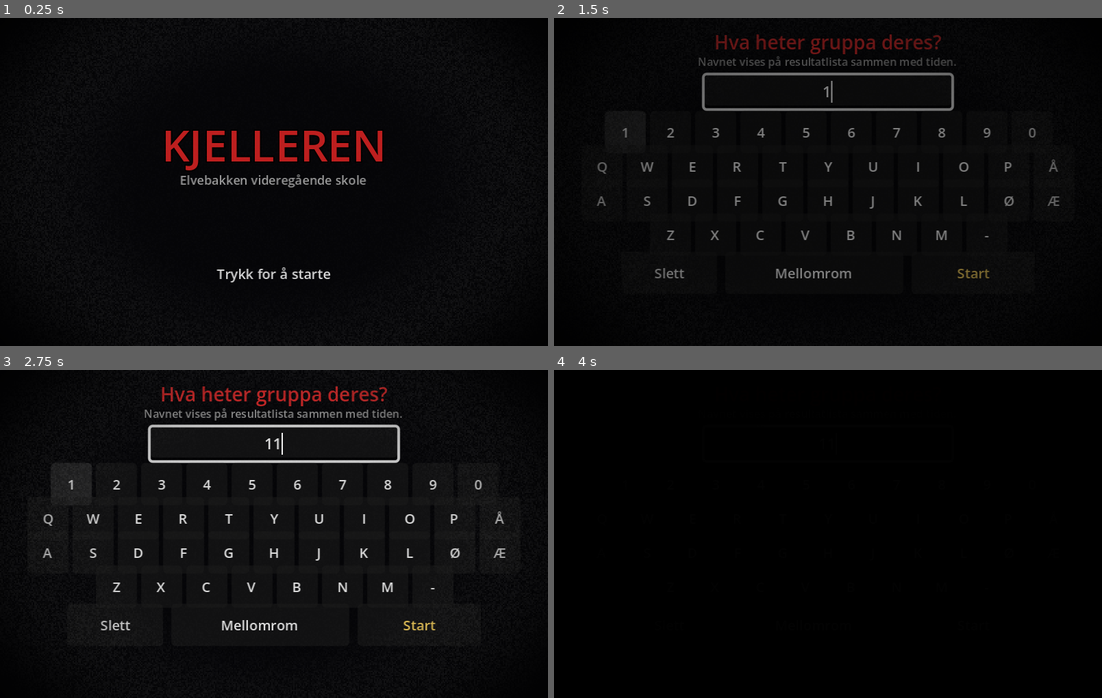
Above: before the commit, frames 1-4 (two rows, left to right).
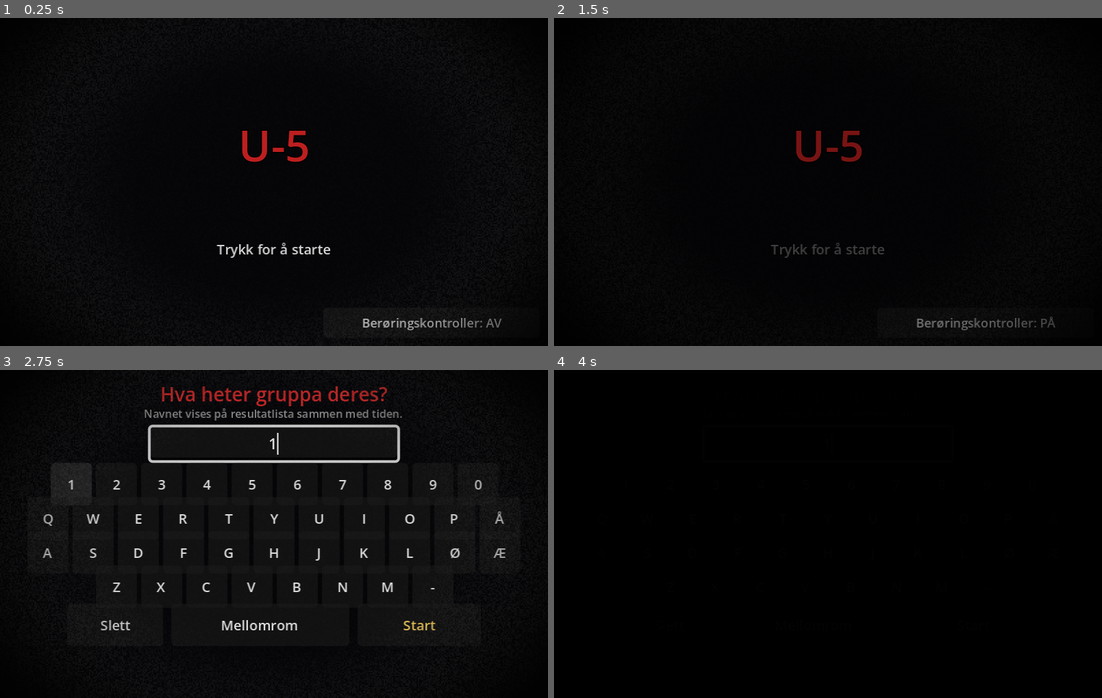
Above: after the commit, the same moments.

Repository: Halloween-prosjektet/rom-1
Game: Godot game, scene res://scenes/title.tscn
Two runs of this game, one before a commit and one after it. Both use one fixed random seed, a clock stepped at 60 frames per second and the inputs below.
Inputs (mouse positions are in pixels of both pictures, inside the frame that each line leads up to):
- Up to frame 1 (0.25 s): no input
- Up to frame 2 (1.5 s): click (986, 323) at 0.5 s, where only the run after the commit has a clickable "Berøringskontroller: AV"; click (625, 132) at 1.25 s, where only the run before the commit has a clickable "1"
- Up to frame 3 (2.75 s): click "1" at 2 s
- Up to frame 4 (4 s): click "Start" at 2.75 s; click "Start" at 3.5 s

The runs differ from the first frame. In frame 1, 3.2% of the frame differs, in the area x 30-92%, y 34-96%; in frame 2, 4.4%, in the area x 7-93%, y 5-96%; in frame 3, less than 0.1%; in frame 4, less than 0.1%.

Commit message:
Av/på-knapp for berøringskontroller på tittelskjermen
- Knapp nede til høyre på tittelskjermen slår D-pad/handlingsknapp av og på.
  Valget lagres i user://station.cfg og huskes etter omstart
- Config.touch_controls_enabled()/set_touch_controls() brukes av HUD-en
- Tittelskriptet tåler at undertittelen er fjernet
- Tar med endringer gjort i editoren: tittel "U-5", undertittel fjernet,
  berøringskontroller av som standard
- README: hvor man endrer ganghastighet og berøringskontroller

Co-Authored-By: Claude Opus 5.5 <noreply@anthropic.com>

Diff:
--- a/config/defaults.cfg
+++ b/config/defaults.cfg
@@ -42,7 +42,7 @@
 ; Fullskjerm i eksportert versjon (ignoreres når man kjører fra editoren).
 fullscreen=true
 ; "auto" = vis berøringskontroller hvis berøringsskjerm finnes, "on", "off".
-touch_controls="auto"
+touch_controls="off"
 ; Vignett/korn-effekt over skjermen.
 screen_effects=true
 ; Tegn per sekund i dialogboksen.
--- a/data/dialogue_no.json
+++ b/data/dialogue_no.json
@@ -10,8 +10,7 @@
 	},
 
 	"ui": {
-		"title": "KJELLEREN",
-		"subtitle": "Elvebakken videregående skole",
+		"title": "U-5",
 		"press_start": "Trykk for å starte",
 		"reset_room": "Tilbakestill rommet",
 		"location_school": "Elvebakken VGS\n2. etasje",
@@ -27,7 +26,9 @@
 		"name_space": "Mellomrom",
 		"name_missing": "Skriv inn et navn først.",
 		"end_result": "{name}  -  tid: {time}",
-		"restart": "Ny gruppe"
+		"restart": "Ny gruppe",
+		"touch_on": "Berøringskontroller: PÅ",
+		"touch_off": "Berøringskontroller: AV"
 	},
 
 	"lines": {
--- a/scenes/end_screen.tscn
+++ b/scenes/end_screen.tscn
@@ -1,8 +1,8 @@
-[gd_scene format=3]
+[gd_scene format=3 uid="uid://tpmgxedaj557"]
 
-[ext_resource type="Script" path="res://scripts/scenes/end_screen.gd" id="1"]
+[ext_resource type="Script" uid="uid://mcrar3eq3d7x" path="res://scripts/scenes/end_screen.gd" id="1"]
 
-[node name="EndScreen" type="Control"]
+[node name="EndScreen" type="Control" unique_id=837626460]
 layout_mode = 3
 anchors_preset = 15
 anchor_right = 1.0
@@ -11,7 +11,7 @@
 grow_vertical = 2
 script = ExtResource("1")
 
-[node name="Background" type="ColorRect" parent="."]
+[node name="Background" type="ColorRect" parent="." unique_id=463413209]
 layout_mode = 1
 anchors_preset = 15
 anchor_right = 1.0
@@ -21,7 +21,7 @@
 mouse_filter = 2
 color = Color(0.01, 0.01, 0.02, 1)
 
-[node name="Title" type="Label" parent="."]
+[node name="Title" type="Label" parent="." unique_id=1664889536]
 layout_mode = 1
 anchors_preset = 10
 anchor_right = 1.0
@@ -33,7 +33,7 @@
 text = "UTSKRIFT FEILET"
 horizontal_alignment = 1
 
-[node name="Body" type="Label" parent="."]
+[node name="Body" type="Label" parent="." unique_id=1241850319]
 layout_mode = 1
 anchors_preset = 10
 anchor_right = 1.0
@@ -45,7 +45,7 @@
 text = "Hent arket fra skriveren."
 horizontal_alignment = 1
 
-[node name="Code" type="Label" parent="."]
+[node name="Code" type="Label" parent="." unique_id=785300649]
 layout_mode = 1
 anchors_preset = 10
 anchor_right = 1.0
@@ -56,7 +56,7 @@
 theme_override_font_sizes/font_size = 11
 horizontal_alignment = 1
 
-[node name="Result" type="Label" parent="."]
+[node name="Result" type="Label" parent="." unique_id=1900772593]
 layout_mode = 1
 anchors_preset = 10
 anchor_right = 1.0
@@ -67,7 +67,7 @@
 theme_override_font_sizes/font_size = 11
 horizontal_alignment = 1
 
-[node name="RestartButton" type="Button" parent="."]
+[node name="RestartButton" type="Button" parent="." unique_id=1750295481]
 layout_mode = 0
 offset_left = 140.0
 offset_top = 192.0
--- a/scenes/title.tscn
+++ b/scenes/title.tscn
@@ -1,8 +1,8 @@
-[gd_scene format=3]
+[gd_scene format=3 uid="uid://po714q6qpnt5"]
 
-[ext_resource type="Script" path="res://scripts/scenes/title.gd" id="1"]
+[ext_resource type="Script" uid="uid://b6vbqgrnldugc" path="res://scripts/scenes/title.gd" id="1"]
 
-[node name="Title" type="Control"]
+[node name="Title" type="Control" unique_id=2048453699]
 layout_mode = 3
 anchors_preset = 15
 anchor_right = 1.0
@@ -11,7 +11,7 @@
 grow_vertical = 2
 script = ExtResource("1")
 
-[node name="Background" type="ColorRect" parent="."]
+[node name="Background" type="ColorRect" parent="." unique_id=1142682897]
 layout_mode = 1
 anchors_preset = 15
 anchor_right = 1.0
@@ -21,7 +21,7 @@
 mouse_filter = 2
 color = Color(0.02, 0.02, 0.03, 1)
 
-[node name="Title" type="Label" parent="."]
+[node name="Title" type="Label" parent="." unique_id=5275929]
 layout_mode = 1
 anchors_preset = 10
 anchor_right = 1.0
@@ -32,29 +32,27 @@
 theme_override_colors/font_outline_color = Color(0, 0, 0, 1)
 theme_override_constants/outline_size = 4
 theme_override_font_sizes/font_size = 32
-text = "KJELLEREN"
+text = "U-5"
 horizontal_alignment = 1
 
-[node name="Subtitle" type="Label" parent="."]
+[node name="Prompt" type="Label" parent="." unique_id=443655749]
 layout_mode = 1
 anchors_preset = 10
 anchor_right = 1.0
-offset_top = 112.0
-offset_bottom = 128.0
-grow_horizontal = 2
-theme_override_colors/font_color = Color(0.6, 0.6, 0.6, 1)
-theme_override_font_sizes/font_size = 9
-text = "Elvebakken videregående skole"
-horizontal_alignment = 1
-
-[node name="Prompt" type="Label" parent="."]
-layout_mode = 1
-anchors_preset = 10
-anchor_right = 1.0
-offset_top = 180.0
-offset_bottom = 196.0
+offset_top = 162.0
+offset_bottom = 178.0
 grow_horizontal = 2
 theme_override_colors/font_color = Color(0.85, 0.85, 0.85, 1)
 theme_override_font_sizes/font_size = 10
 text = "Trykk for å starte"
 horizontal_alignment = 1
+
+[node name="TouchToggle" type="Button" parent="." unique_id=1715136128]
+layout_mode = 0
+offset_left = 236.0
+offset_top = 212.0
+offset_right = 394.0
+offset_bottom = 234.0
+focus_mode = 0
+theme_override_font_sizes/font_size = 9
+text = "Berøringskontroller: AV"
--- a/scripts/autoload/config.gd
+++ b/scripts/autoload/config.gd
@@ -54,3 +54,20 @@
 
 var station_id: String:
 	get: return str(get_value("station", "station_id", "rom-1"))
+
+
+## Skal D-pad/handlingsknapp vises? ("on", "off" eller "auto" i [display] touch_controls)
+func touch_controls_enabled() -> bool:
+	var mode := str(get_value("display", "touch_controls", "auto"))
+	return mode == "on" or (mode == "auto" and DisplayServer.is_touchscreen_available())
+
+
+## Brukes av knappen på tittelskjermen. Lagres i user://station.cfg så valget
+## huskes etter omstart (overstyrer defaults.cfg og station.cfg ved spillfila).
+func set_touch_controls(enabled: bool) -> void:
+	var mode := "on" if enabled else "off"
+	_cfg.set_value("display", "touch_controls", mode)
+	var user_cfg := ConfigFile.new()
+	user_cfg.load("user://" + OVERRIDE_NAME)
+	user_cfg.set_value("display", "touch_controls", mode)
+	user_cfg.save("user://" + OVERRIDE_NAME)
--- a/scripts/scenes/title.gd
+++ b/scripts/scenes/title.gd
@@ -1,21 +1,23 @@
 extends Control
 ## Tittelskjerm. Trykk hvor som helst for å starte.
+## Knappen nede til høyre slår berøringskontrollene (D-pad + !) av/på.
 
 const NAME_SCENE := "res://scenes/name_entry.tscn"
 
 var _started := false
 
 @onready var title: Label = $Title
-@onready var subtitle: Label = $Subtitle
 @onready var prompt: Label = $Prompt
+@onready var touch_toggle: Button = $TouchToggle
 
 
 func _ready() -> void:
 	GameState.set_phase("title")
 	title.text = Text.t("title")
-	subtitle.text = Text.t("subtitle")
 	prompt.text = Text.t("press_start")
 	Sfx.play_loop("ambience_drone", -14.0)
+	touch_toggle.pressed.connect(_on_touch_toggle)
+	_update_touch_toggle()
 
 
 func _process(_delta: float) -> void:
@@ -27,7 +29,19 @@
 func _input(event: InputEvent) -> void:
 	if _started:
 		return
+	if event is InputEventScreenTouch and touch_toggle.get_global_rect().grow(4).has_point(event.position):
+		return  # trykk på av/på-knappen skal ikke starte spillet
 	if event.is_action_pressed("interact") or (event is InputEventScreenTouch and event.pressed):
 		_started = true
 		Sfx.play("blip", -6.0)
 		Screen.change_scene(NAME_SCENE, 0.6)
+
+
+func _on_touch_toggle() -> void:
+	Config.set_touch_controls(not Config.touch_controls_enabled())
+	Sfx.play("blip", -6.0)
+	_update_touch_toggle()
+
+
+func _update_touch_toggle() -> void:
+	touch_toggle.text = Text.t("touch_on") if Config.touch_controls_enabled() else Text.t("touch_off")
--- a/scripts/ui/hud.gd
+++ b/scripts/ui/hud.gd
@@ -17,8 +17,7 @@
 func _ready() -> void:
 	layer = 60
 	add_to_group("hud")
-	var mode := str(Config.get_value("display", "touch_controls", "auto"))
-	touch.visible = mode == "on" or (mode == "auto" and DisplayServer.is_touchscreen_available())
+	touch.visible = Config.touch_controls_enabled()
 	reset_button.text = Text.t("reset_room")
 	reset_button.visible = false
 	reset_button.pressed.connect(func() -> void:
Not shown, changed: README.md
